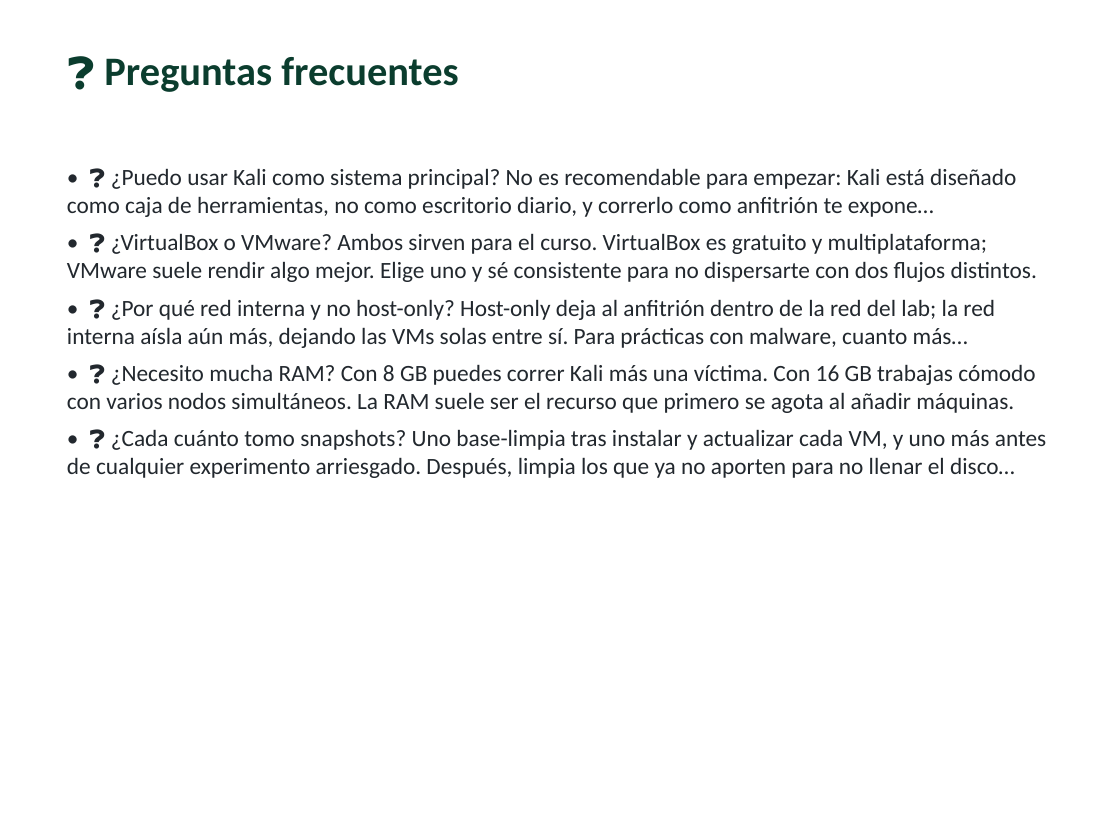
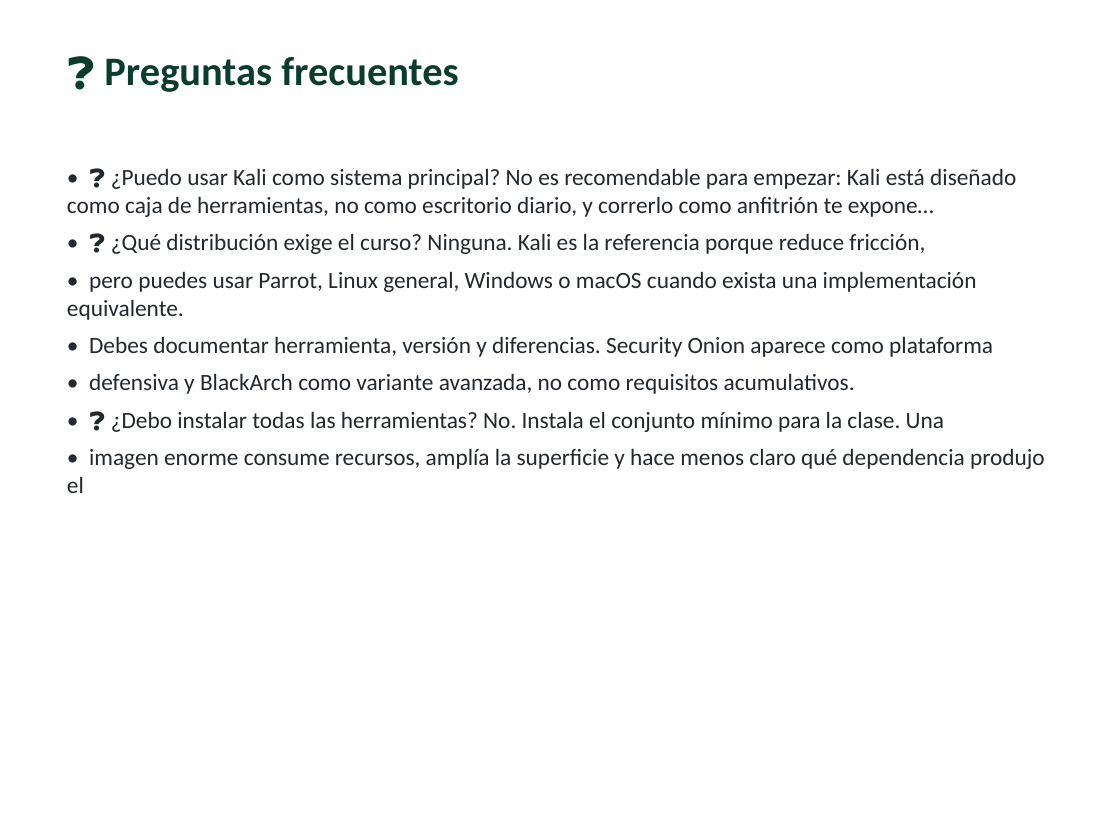
Before and after one commit to vladimiracunadev-create/modern-cybersecurity-program, a slide deck: slide 13 of classes/parte-0-fundamentos-y-prerrequisitos/004-montaje-del-laboratorio-virtualizacion-kali-snapshots-y-aislamiento-de-red/clase-004-presentacion.pptx. Drawn at 1120x840 pixels with LibreOffice and Linux fonts; fonts in the diff are those of the drawing. Boxes give left, top, right and bottom in pixels: in the first picture for what was removed or moved away, otherwise in the second. Text is boxed around its words. In the diff, an @@ line names an element or a change of style, - is before the commit and + after.

```diff
--- a/classes/parte-0-fundamentos-y-prerrequisitos/004-montaje-del-laboratorio-virtualizacion-kali-snapshots-y-aislamiento-de-red/clase-004-presentacion.pptx
+++ b/classes/parte-0-fundamentos-y-prerrequisitos/004-montaje-del-laboratorio-virtualizacion-kali-snapshots-y-aislamiento-de-red/clase-004-presentacion.pptx
@@ text at [67,233,1045,493]: text changed @@
-• ❓ ¿VirtualBox o VMware? Ambos sirven para el curso. VirtualBox es gratuito y multiplataforma; VMware suele rendir algo mejor. Elige uno y sé consistente para no dispersarte con dos flujos distintos.
-• ❓ ¿Por qué red interna y no host-only? Host-only deja al anfitrión dentro de la red del lab; la red interna aísla aún más, dejando las VMs solas entre sí. Para prácticas con malware, cuanto más…
-• ❓ ¿Necesito mucha RAM? Con 8 GB puedes correr Kali más una víctima. Con 16 GB trabajas cómodo con varios nodos simultáneos. La RAM suele ser el recurso que primero se agota al añadir máquinas.
-• ❓ ¿Cada cuánto tomo snapshots? Uno base-limpia tras instalar y actualizar cada VM, y uno más antes de cualquier experimento arriesgado. Después, limpia los que ya no aporten para no llenar el disco…
+• ❓ ¿Qué distribución exige el curso? Ninguna. Kali es la referencia porque reduce fricción,
+• pero puedes usar Parrot, Linux general, Windows o macOS cuando exista una implementación equivalente.
+• Debes documentar herramienta, versión y diferencias. Security Onion aparece como plataforma
+• defensiva y BlackArch como variante avanzada, no como requisitos acumulativos.
+• ❓ ¿Debo instalar todas las herramientas? No. Instala el conjunto mínimo para la clase. Una
+• imagen enorme consume recursos, amplía la superficie y hace menos claro qué dependencia produjo el
```
Also in this commit, not shown: 7 other slides changed, 9 other files.
